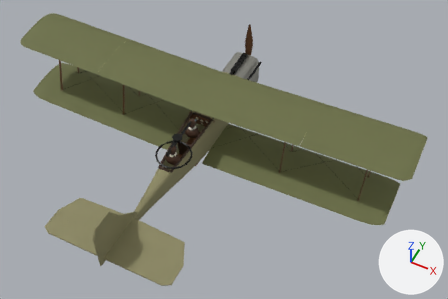
The glTF model public/models/halberstadt_clii.glb as it was, and as the next commit left it.
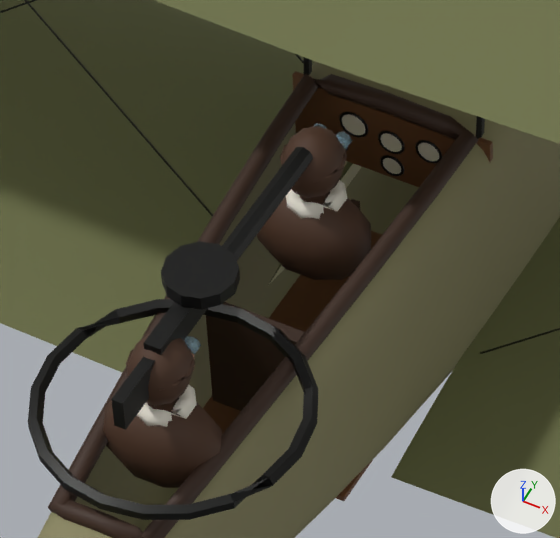
Old and new are each drawn whole from a camera (50 mm lens) standing at (5.55, -10.35, 11.79) and looking at (0.82, -0.9, -0.03) and again close up on the part from 34% to 50% of the width and 34% to 57% of the height. The lights are fixed; the arrows at lower right show +X, +Y and +Z. The last two pictures show the newer version. Where no turn or scale is listed for an object, it has been applied to the vertices. Vertices at exactly the same position are counted once.

In view in the first close-up: 'Coaming', 'CockpitInterior', 'Fuselage', 'Gauge_Compass', 'Gun_Flexible', 'Gunner_Figure', 'Guns', 'Pilot_Figure', 'Wing_Lower_L', 'Wing_Lower_R', 'Wing_Upper_L', 'Wing_Upper_R', 'Wires' and 8 more.
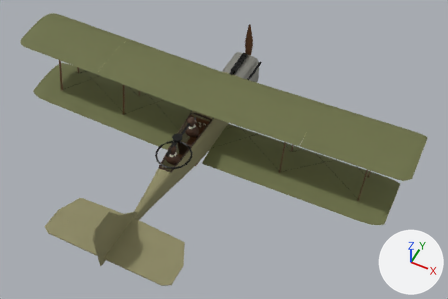
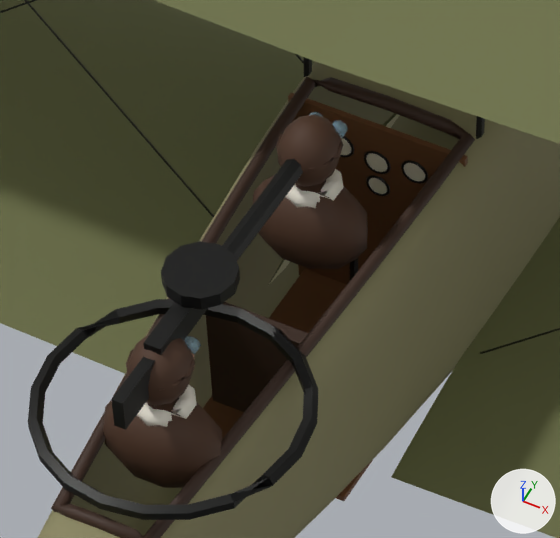
Diff of the bpy script that builds the scene:
```diff
--- a/public/models/halberstadt_clii.glb.py
+++ b/public/models/halberstadt_clii.glb.py
@@ me_cockpitinterior @@
 # used by ob_cockpitinterior; location = (0.0, 0.0, 0.0)
-me_cockpitinterior.from_pydata(...)  # 62 vertices, 96 faces; spans x -0.366..0.366, y -1.47..-0.37, z -0.377..0.456
+me_cockpitinterior.from_pydata(...)  # 62 vertices, 96 faces; spans x -0.327..0.327, y -1.47..-0.37, z -0.4..0.463
+# me_cockpitinterior part 1: the loose piece of 8 vertices spanning x -0.366..0.366, y -0.53..-0.51, z 0.136..0.456 is scaled about its middle by (0.892, 1, 2.7), then moved by (0.0, -0.1, -0.264)
 me_cockpitinterior.materials.append(mat_wood)
@@ me_coaming @@
 # used by ob_coaming; location = (0.0, 0.0, 0.0)
-me_coaming.from_pydata(...)  # 120 vertices, 240 faces; spans x -0.33..0.33, y -2.46..-0.5, z 0.32..0.53
+me_coaming.from_pydata(...)  # 120 vertices, 240 faces; spans x -0.32..0.32, y -2.44..-0.52, z 0.33..0.52
+# me_coaming part 2: 120 of 120 vertices moved; they spanned x -0.33..0.33, y -2.46..-0.5, z 0.32..0.53 and now span x -0.32..0.32, y -2.44..-0.52, z 0.33..0.52; mean shift (0.0, 0.0, 0.0)
 me_coaming.materials.append(mat_leather)
@@ me_pilot_figure @@
 # used by ob_pilot_figure; location = (0.0, 0.0, 0.0)
-me_pilot_figure.from_pydata(...)  # 304 vertices, 588 faces; spans x -0.205..0.205, y -1.19..-0.91, z 0.21..0.8
+me_pilot_figure.from_pydata(...)  # 304 vertices, 588 faces; spans x -0.205..0.205, y -1.21..-0.93, z 0.28..0.87
+# me_pilot_figure part 3: the whole mesh is moved by (0.0, -0.02, 0.07)
 me_pilot_figure.materials.append(mat_pilot)
@@ ob_gauge_compass @@
 ob_gauge_compass = bpy.data.objects.new('Gauge_Compass', me_gauge_compass)
-ob_gauge_compass.location = (0.0, -0.533, 0.196)
+ob_gauge_compass.location = (0.0, -0.633, 0.193)
```

Location of each change, (x1, y1, x2, y2) in pixels of the close-ups (560 x 538 px; the box of a moved part takes in the faces that stretch with it):
'CockpitInterior', reshaped: before (203, 71, 493, 501); after (203, 93, 468, 501)
'Coaming', reshaped: before (48, 74, 478, 538); after (51, 76, 475, 538)
'Pilot_Figure', moved: before (257, 123, 371, 280); after (253, 112, 368, 269)
'Gauge_Compass', moved: before (383, 158, 401, 174); after (369, 178, 387, 194)
part 1 of me_cockpitinterior, moved or reshaped: before (292, 71, 493, 187); after (288, 93, 468, 284)
